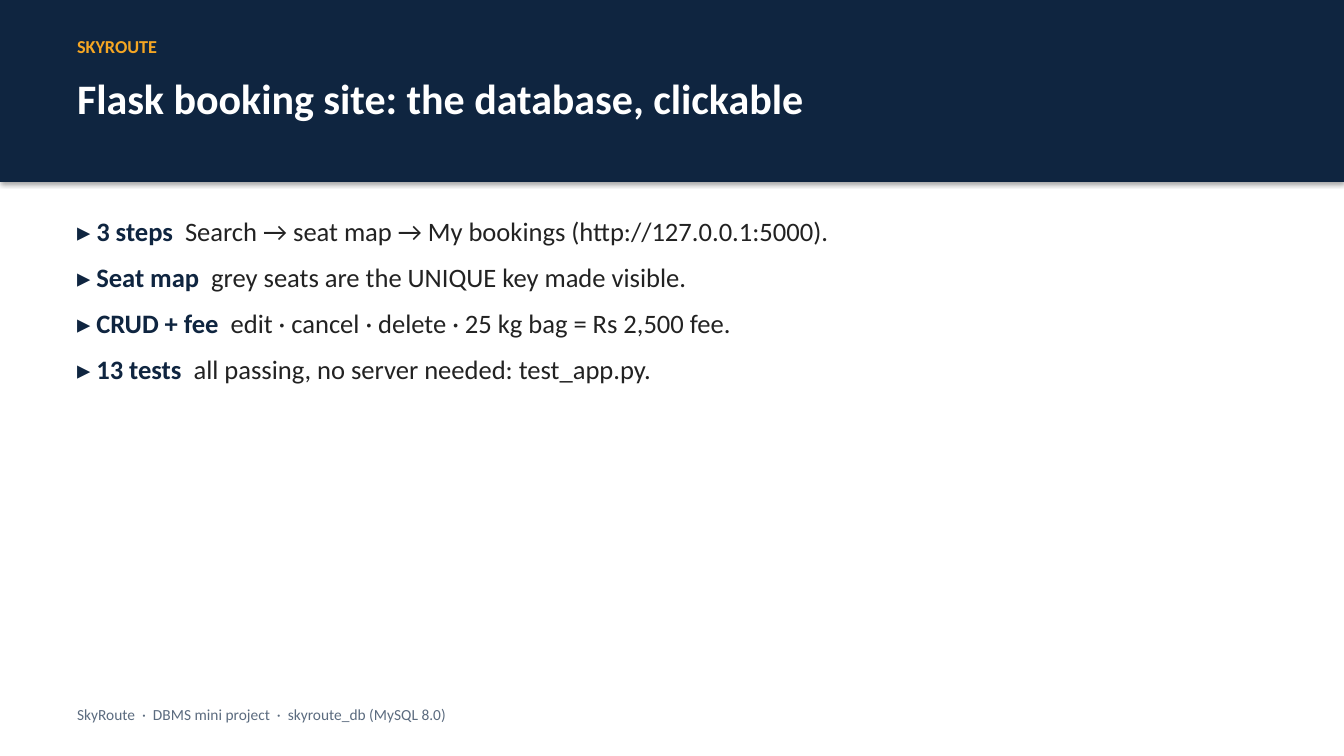
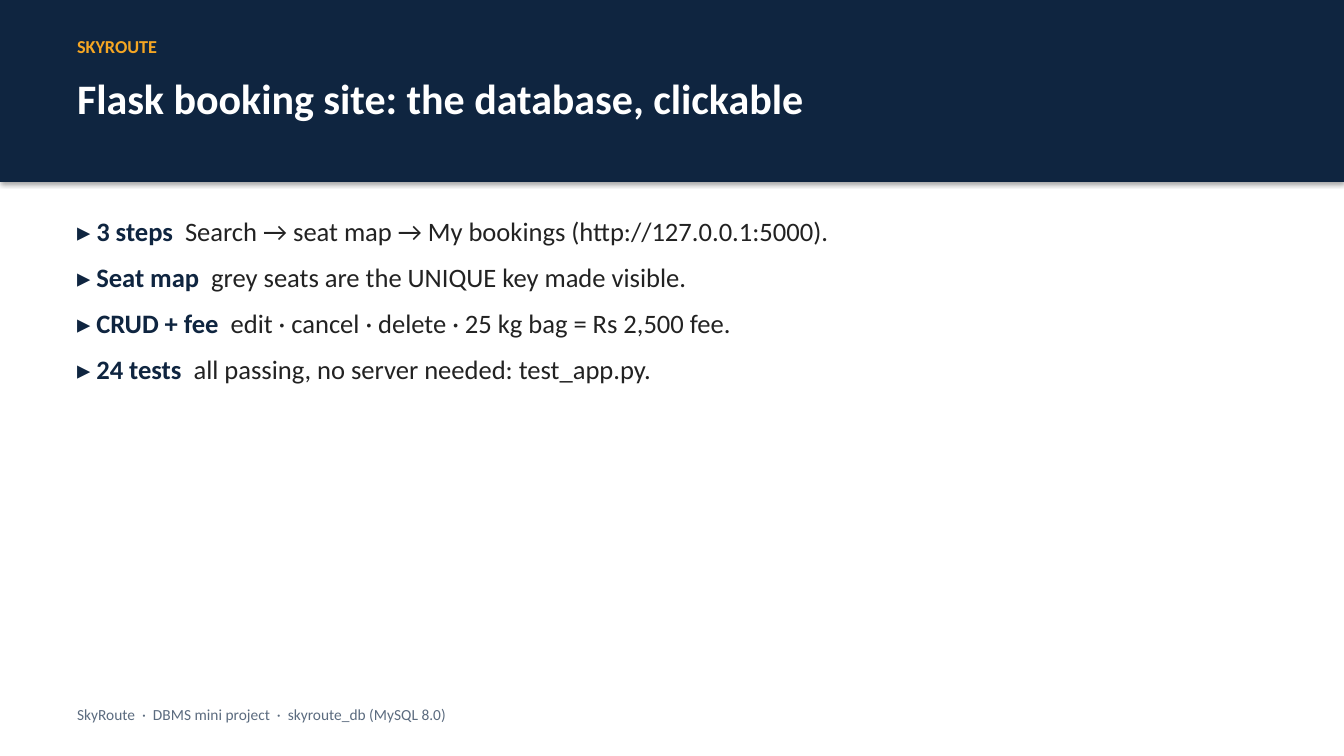
Before and after one commit to Bhaskar-1818/skyroute-dbms-python, a slide deck: slide 10 of dbms/docs/SkyRoute_Slides.pptx. Drawn at 1344x756 pixels with LibreOffice and Linux fonts; fonts in the diff are those of the drawing. Boxes give left, top, right and bottom in pixels: in the first picture for what was removed or moved away, otherwise in the second. Text is boxed around its words. In the diff, an @@ line names an element or a change of style, - is before the commit and + after.

```diff
--- a/dbms/docs/SkyRoute_Slides.pptx
+++ b/dbms/docs/SkyRoute_Slides.pptx
@@ text at [96,360,651,384]: text changed @@
-▸ 13 tests all passing, no server needed: test_app.py.
+▸ 24 tests all passing, no server needed: test_app.py.
```
Also in this commit, not shown: 7 other files.
